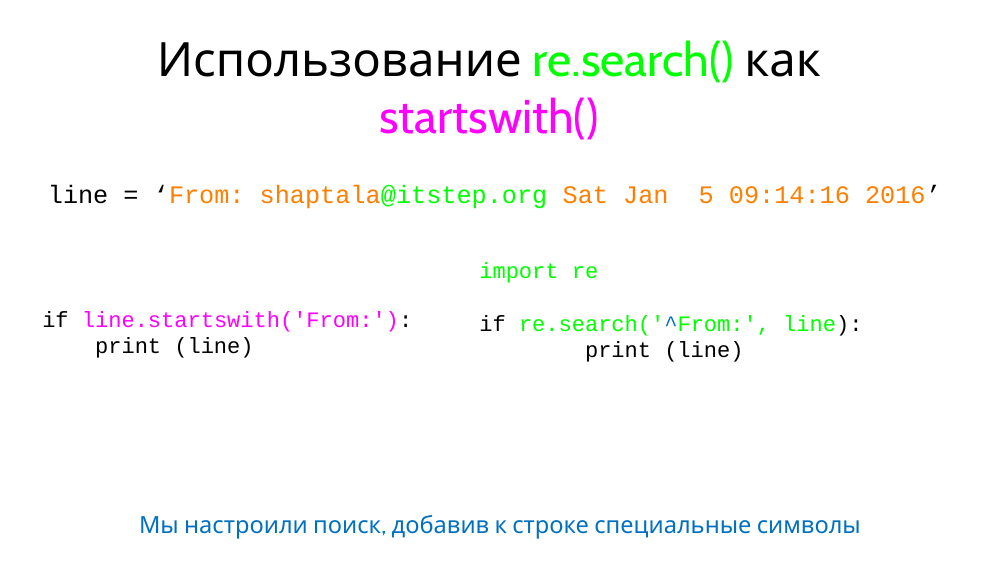
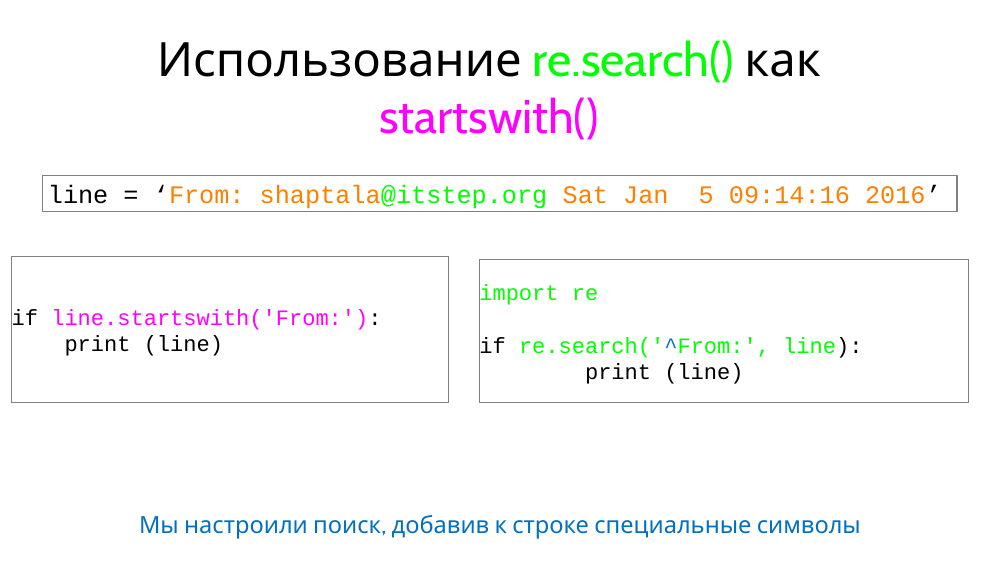
Before and after one commit to maxchv/LearnPython, a slide deck: slide 20 of week06/Strings.pptx. Drawn at 1008x567 pixels with LibreOffice and Linux fonts; fonts in the diff are those of the drawing. Boxes give left, top, right and bottom in pixels: in the first picture for what was removed or moved away, otherwise in the second. Text is boxed around its words. In the diff, an @@ line names an element or a change of style, - is before the commit and + after.

```diff
--- a/week06/Strings.pptx
+++ b/week06/Strings.pptx
@@ rectangle "line = ‘From: shaptala@itstep.org Sat ...": place and size @@
-rectangle "line = ‘From: shaptala@itstep.org Sat ..." at [48,184,941,209]
+rectangle "line = ‘From: shaptala@itstep.org Sat ..." at [43,175,957,211]
@@ rectangle "line = ‘From: shaptala@itstep.org Sat ..." at [43,175,957,211]: fill none to #FFFFFF; outline none to #808080 2 pt @@
@@ rectangle "if line.startswith('From:'):" at [12,256,449,403]: outline none to #808080 0.75 pt @@
@@ rectangle "if line.startswith('From:'):": place and size @@
-rectangle "if line.startswith('From:'):" at [42,311,412,358]
+rectangle "if line.startswith('From:'):" at [12,256,449,403]
@@ rectangle "import re": place and size @@
-rectangle "import re" at [479,262,862,362]
+rectangle "import re" at [479,259,968,403]
@@ rectangle "import re" at [479,259,968,403]: outline none to #808080 0.75 pt @@
```
Also in this commit, not shown: 12 other slides changed, 6 slides added, 7 slides removed, 1 other file.
